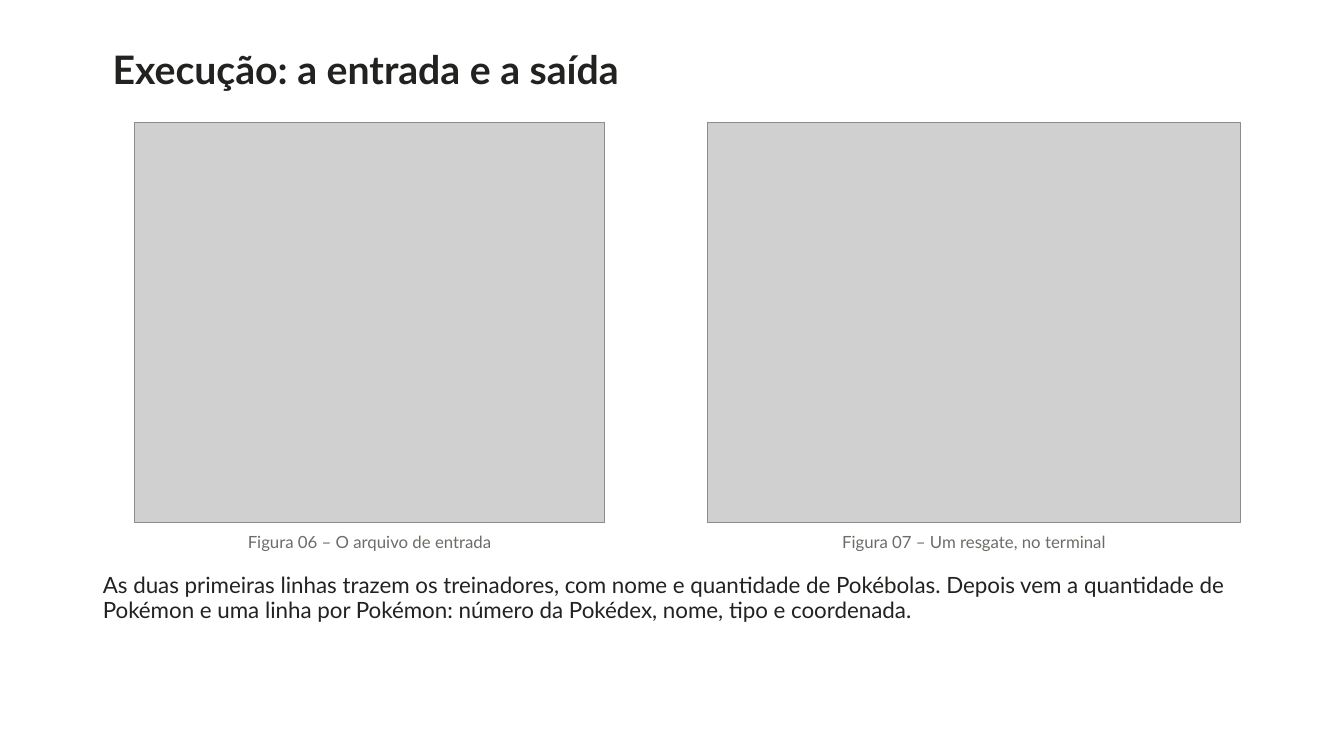
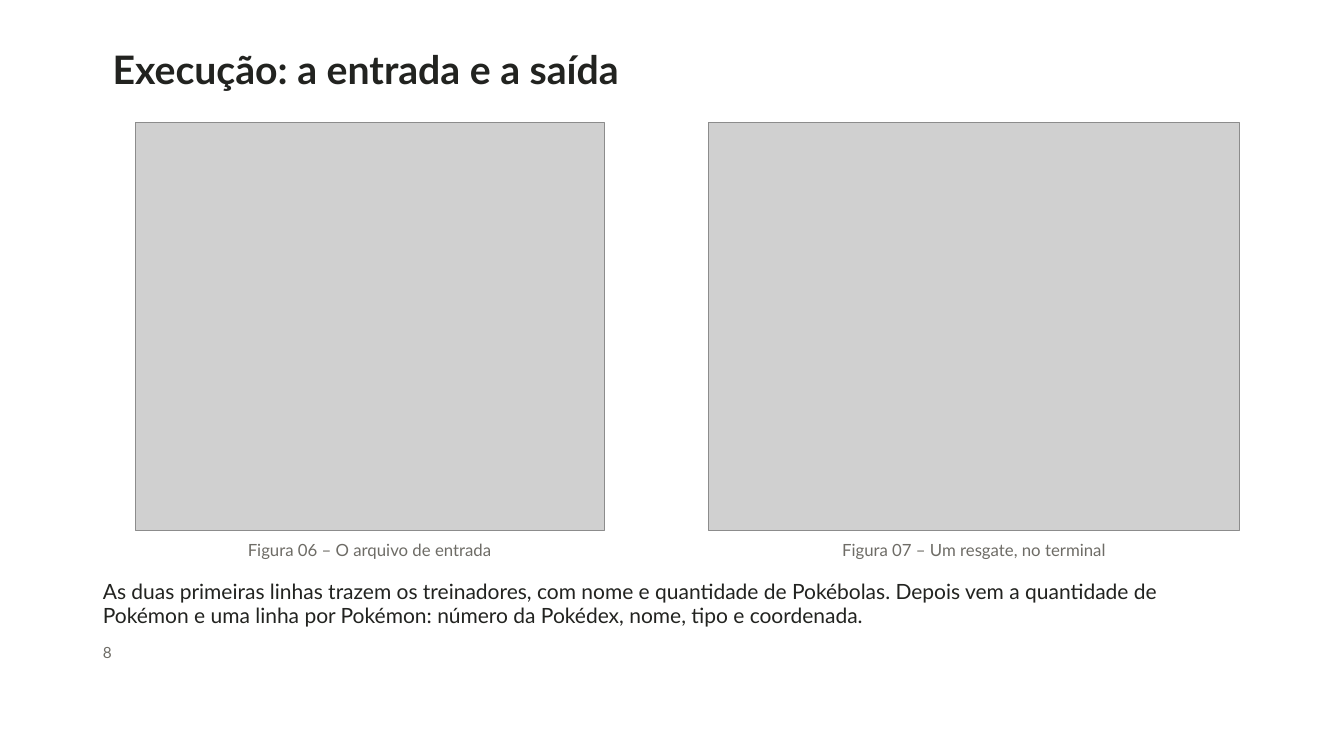
Before and after one commit to revoltzlz/tp-1, a slide deck: slide 8 of apresentacao/slides.pptx. Drawn at 1344x756 pixels with LibreOffice and Linux fonts; fonts in the diff are those of the drawing; grey boxes stand for pictures; background and template pictures are left out. Boxes give left, top, right and bottom in pixels: in the first picture for what was removed or moved away, otherwise in the second. Text is boxed around its words. In the diff, an @@ line names an element or a change of style, - is before the commit and + after.

```diff
--- a/apresentacao/slides.pptx
+++ b/apresentacao/slides.pptx
@@ picture: place and size @@
-picture at (135,123,605,522)
+picture at (135,123,604,530)
@@ picture: place and size @@
-picture at (707,123,1240,522)
+picture at (709,123,1240,530)
@@ text "Figura 06 – O arquivo ...": place and size @@
-text "Figura 06 – O arquivo ..." at (248,535,491,551)
+text "Figura 06 – O arquivo ..." at (248,543,491,559)
@@ text "Figura 07 – Um resgate, ...": place and size @@
-text "Figura 07 – Um resgate, ..." at (842,535,1105,551)
+text "Figura 07 – Um resgate, ..." at (842,543,1105,559)
@@ text "As duas primeiras linhas trazem ...": place and size @@
-text "As duas primeiras linhas trazem ..." at (103,576,1224,622)
+text "As duas primeiras linhas trazem ..." at (103,583,1157,627)
@@ text "As duas primeiras linhas trazem ..." at (103,583,1157,627): size 16 to 15 pt @@
@@ text added at (103,647,112,658), 11 pt, text #6E6C66 @@
+8
```
Also in this commit, not shown: 11 other slides changed, 11 other files.
